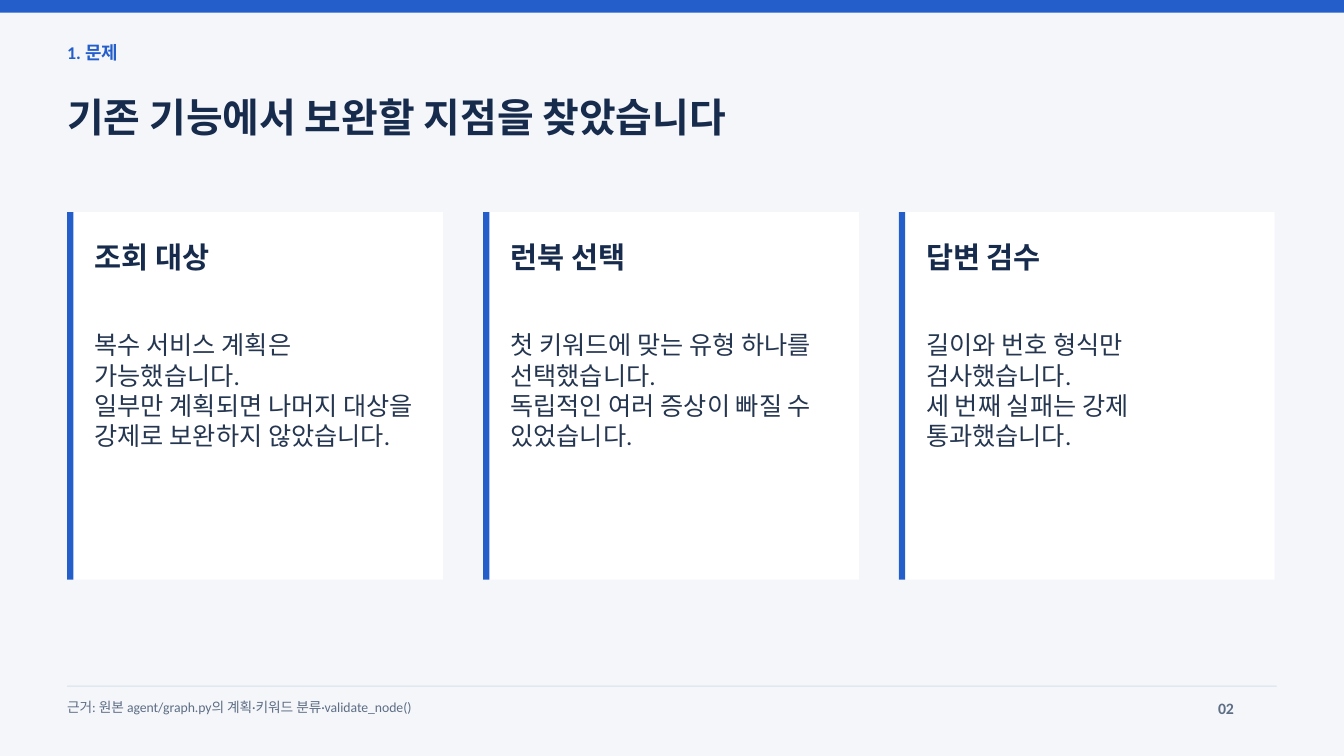
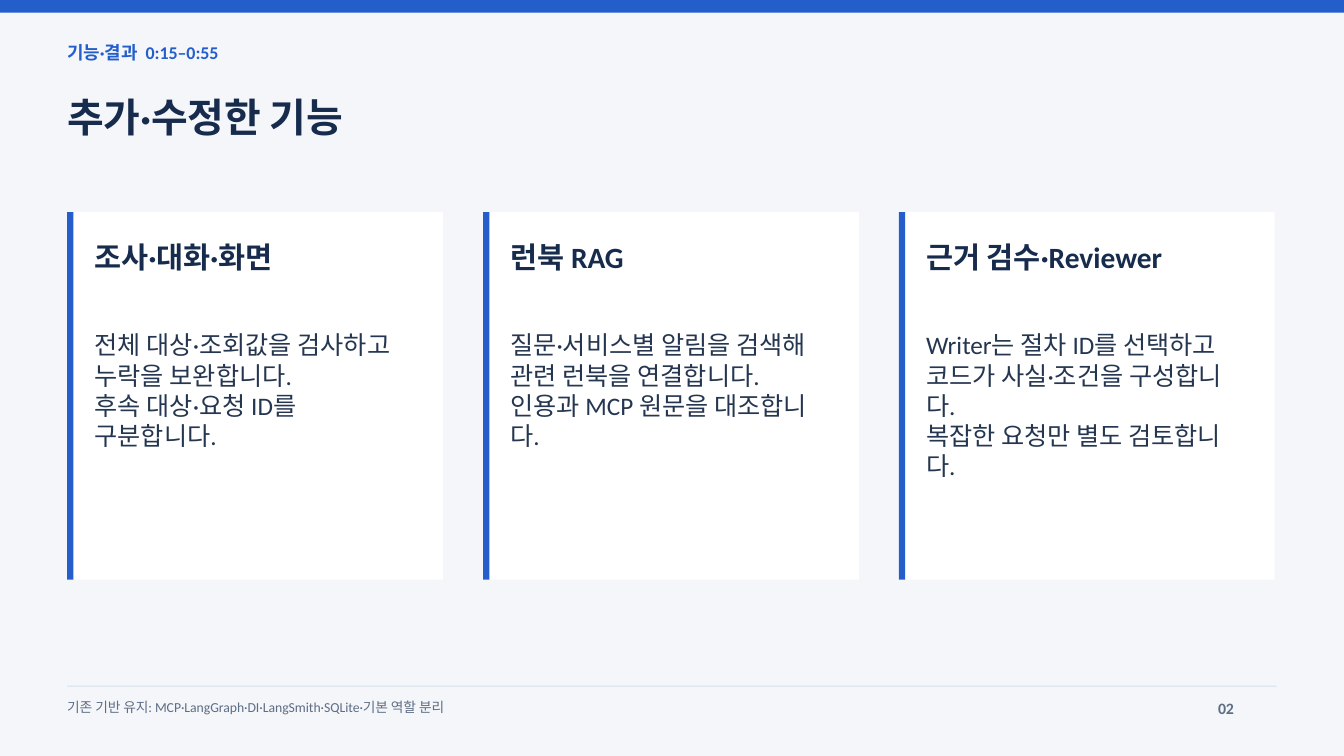
Before and after one commit to jeonginlee09-cpu/skala-ai-mini_project, a slide deck: slide 2 of output/AI_Agent_개선_최종발표.pptx. Drawn at 1344x756 pixels with LibreOffice and Linux fonts; fonts in the diff are those of the drawing. Boxes give left, top, right and bottom in pixels: in the first picture for what was removed or moved away, otherwise in the second. Text is boxed around its words. In the diff, an @@ line names an element or a change of style, - is before the commit and + after.

```diff
--- a/output/AI_Agent_개선_최종발표.pptx
+++ b/output/AI_Agent_개선_최종발표.pptx
@@ text at (67,44,219,61): text changed @@
-1. 문제
+기능·결과 0:15–0:55
@@ text at (67,98,343,136): text changed @@
-기존 기능에서 보완할 지점을 찾았습니다
+추가·수정한 기능
@@ text at (94,243,272,271): text changed @@
-조회 대상
+조사·대화·화면
@@ text at (510,243,624,271): text changed @@
-런북 선택
+런북 RAG
@@ text at (926,243,1162,271): text changed @@
-답변 검수
+근거 검수·Reviewer
@@ text at (94,333,391,447): text changed @@
-복수 서비스 계획은 가능했습니다.
-일부만 계획되면 나머지 대상을 강제로 보완하지 않았습니다.
+전체 대상·조회값을 검사하고
+누락을 보완합니다.
+후속 대상·요청 ID를 구분합니다.
@@ text at (510,333,807,447): text changed @@
-첫 키워드에 맞는 유형 하나를 선택했습니다.
-독립적인 여러 증상이 빠질 수 있었습니다.
+질문·서비스별 알림을 검색해
+관련 런북을 연결합니다.
+인용과 MCP 원문을 대조합니다.
@@ text at (926,333,1222,477): text changed @@
-길이와 번호 형식만 검사했습니다.
-세 번째 실패는 강제 통과했습니다.
+Writer는 절차 ID를 선택하고
+코드가 사실·조건을 구성합니다.
+복잡한 요청만 별도 검토합니다.
@@ text at (67,700,444,715): text changed @@
-근거: 원본 agent/graph.py의 계획·키워드 분류·validate_node()
+기존 기반 유지: MCP·LangGraph·DI·LangSmith·SQLite·기본 역할 분리
```
Also in this commit, not shown: 5 other slides changed, 3 slides added, 3 slides removed, 41 other files.
